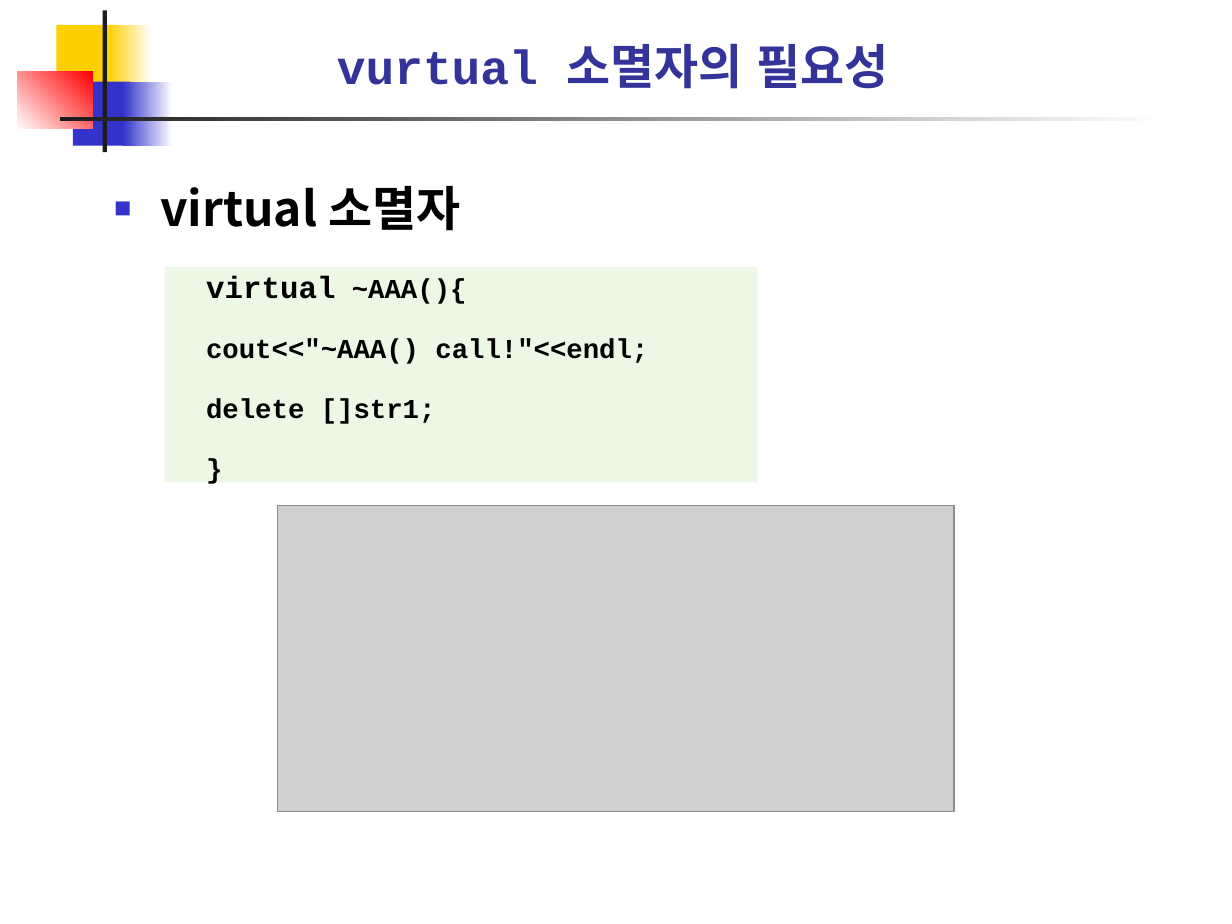
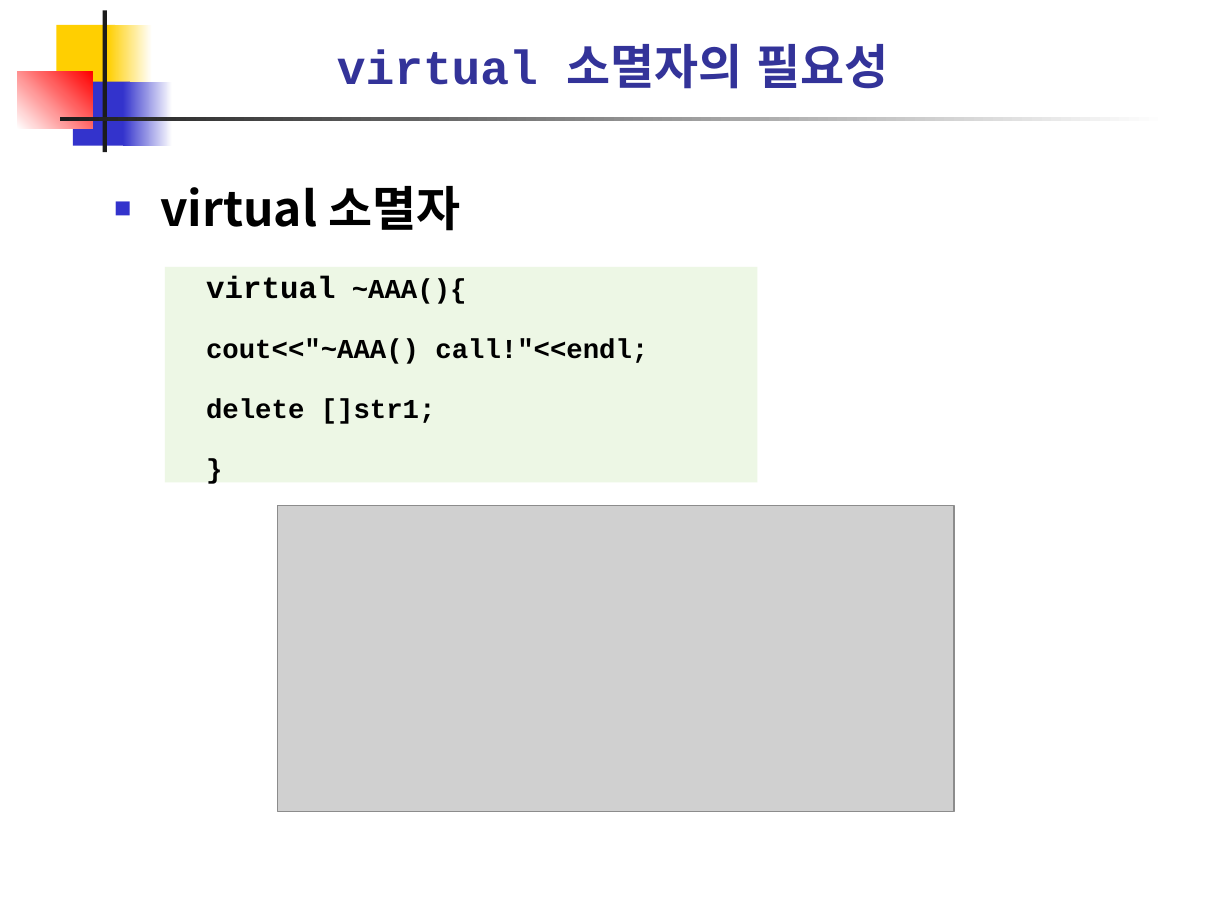
Before and after one commit to csyouk/C_OOP, a slide deck: slide 20 of workshop-materials/22_상속과다형성.ppt. Drawn at 1232x924 pixels with LibreOffice and Linux fonts; fonts in the diff are those of the drawing; grey boxes stand for pictures. Boxes give left, top, right and bottom in pixels: in the first picture for what was removed or moved away, otherwise in the second. Text is boxed around its words. In the diff, an @@ line names an element or a change of style, - is before the commit and + after.

```diff
--- a/workshop-materials/22_상속과다형성.ppt
+++ b/workshop-materials/22_상속과다형성.ppt
@@ text at [337, 43, 888, 89]: text changed @@
-vurtual 소멸자의 필요성
+virtual 소멸자의 필요성
```
Also in this commit, not shown: 2 other slides changed, 15 other files.
